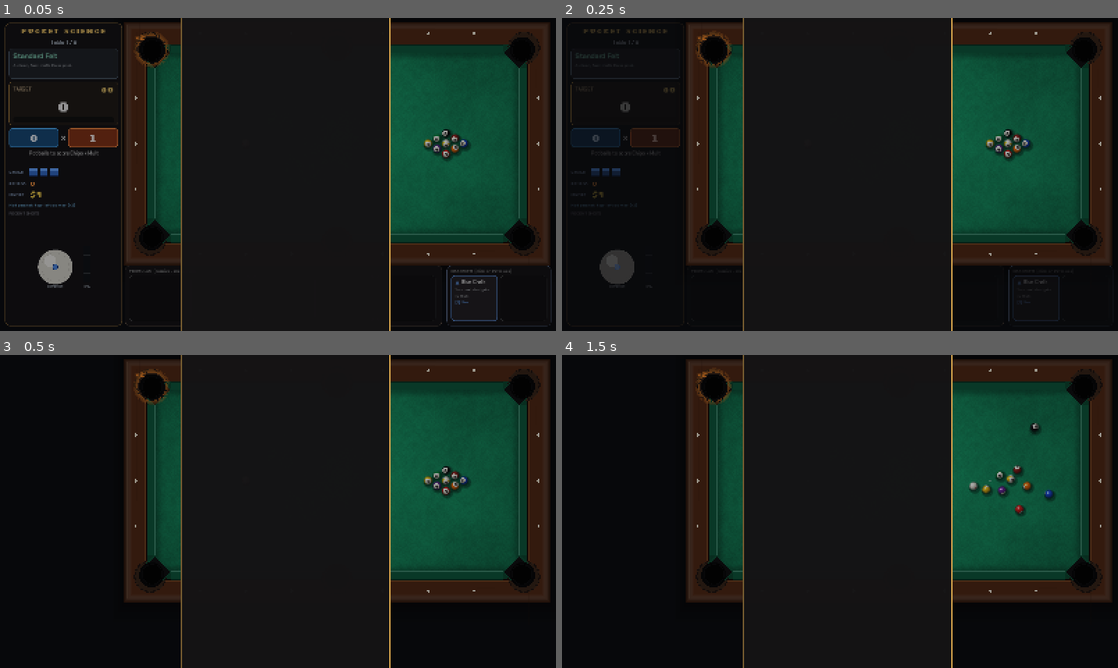
Above: before the commit, frames 1-4 (two rows, left to right).
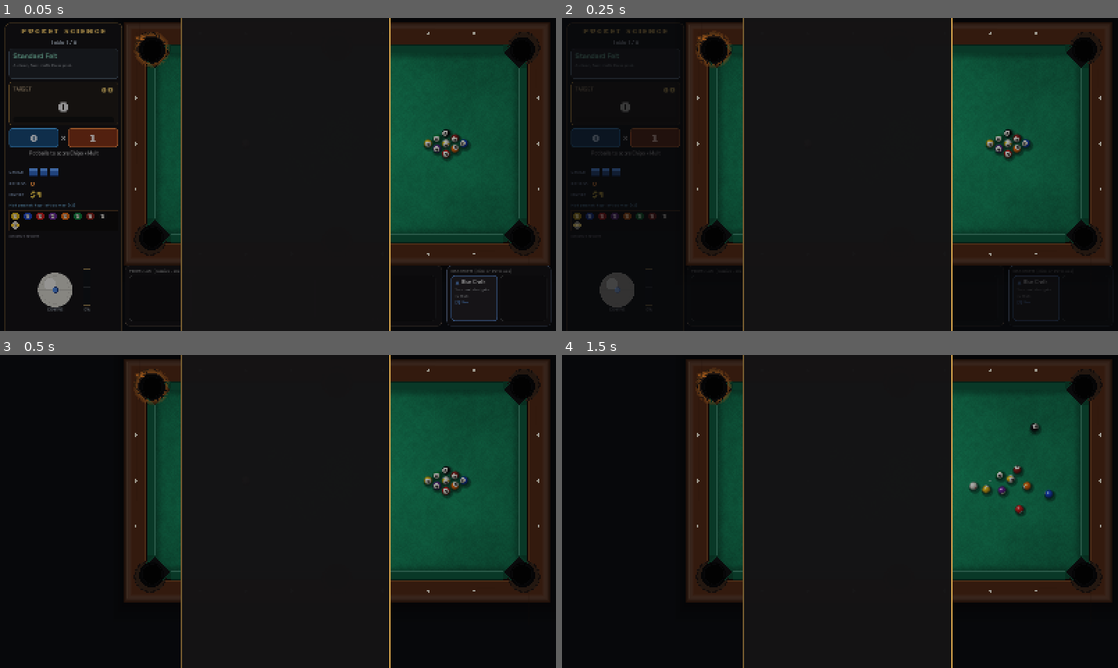
Above: after the commit, the same moments.

Repository: jordanbenjaminmitchell/pocket-science
Game: Godot game, scene res://main.tscn
Two runs of this game, one before a commit and one after it. Both use one fixed random seed, a clock stepped at 60 frames per second and the inputs below.
Inputs (mouse positions are in pixels of both pictures, inside the frame that each line leads up to):
- Up to frame 1 (0.05 s): no input
- Up to frame 2 (0.25 s): no input
- Up to frame 3 (0.5 s): no input
- Up to frame 4 (1.5 s): tap Enter at 0.5 s; move the mouse to (962, 495) at 0.52 s; hold Right 0.53-1.25 s; hold Shift 0.53-1.25 s; click (962, 495) at 0.67 s; tap Space at 0.77, 1.25 s; drag from (728, 527) to (812, 574) at 1.27 s

The runs differ from the first frame. In frame 1, 1.4% of the frame differs, in the area x 0-22%, y 61-100%; in frame 2, 1.0%; in frame 3, nothing differs; in frame 4, nothing differs.

Commit message:
Ball tray, auto-import in test runner

Diff:
--- a/src/main.gd
+++ b/src/main.gd
@@ -88,6 +88,7 @@
 var log_label: Label
 var left_panel: Control
 var lbl_bounty: Label
+var tray: BallTray
 var bottom_bar: Control
 var shot_log: Array[String] = []
 
@@ -550,6 +551,7 @@
 				b.visible = true
 				b.position = e.at
 				view.sink(idx, e.pocket)
+				_refresh_tray()
 				var pp: Vector2 = layout.pockets[e.pocket].pos
 				sfx.play("pocket", clampf(0.5 + e.speed / 2000.0, 0.4, 1.0), 0.95 + randf() * 0.1)
 				if demo:
@@ -1063,6 +1065,9 @@
 	flags_label.autowrap_mode = TextServer.AUTOWRAP_WORD_SMART
 	flags_label.custom_minimum_size = Vector2(290, 0)
 	lv.add_child(flags_label)
+	tray = BallTray.new()
+	tray.font = F_SEMI
+	lv.add_child(tray)
 	lv.add_child(_label("RECENT SHOTS", 12, Color(0.5, 0.5, 0.55)))
 	log_label = _label("", 13, Color(0.8, 0.82, 0.85), F_REG)
 	log_label.custom_minimum_size = Vector2(290, 70)
@@ -1215,10 +1220,27 @@
 	if run.hot_pocket >= 0:
 		flags.append("Hot pocket: %s (×%d)" % [TableLayout.pocket_name(run.hot_pocket), 3 if run.formulas.has("heat") else 2])
 	flags_label.text = "\n".join(flags)
+	_refresh_tray()
 	if score_t >= 1.0:
 		shown_score = run.score
 		_set_score_label()
 	_rebuild_cards()
+
+
+func _refresh_tray() -> void:
+	if sim == null or tray == null:
+		return
+	var rack: Array = []
+	var down := {}
+	for i in sim.count():
+		var n: int = sim.num[i]
+		if n == 0:
+			continue
+		rack.append(n)
+		if sim.alive[i] == 0:
+			down[n] = true
+	rack.sort()
+	tray.set_state(rack, down, run.isotopes)
 
 
 func _rebuild_cards() -> void:
--- /dev/null
+++ b/src/ui/ball_tray.gd
@@ -0,0 +1,52 @@
+class_name BallTray
+extends Control
+## Shows every ball in the current rack: bright if still on the table, sunk
+## into the tray if potted. Isotope-enhanced balls carry a coloured ring.
+
+var balls: Array = []        # ball numbers in this rack
+var potted := {}             # number -> true
+var isotopes := {}
+var font: Font
+
+
+func _ready() -> void:
+	custom_minimum_size = Vector2(296, 58)
+	mouse_filter = Control.MOUSE_FILTER_IGNORE
+
+
+func set_state(rack: Array, down: Dictionary, iso: Dictionary) -> void:
+	balls = rack
+	potted = down
+	isotopes = iso
+	queue_redraw()
+
+
+func _draw() -> void:
+	draw_rect(Rect2(Vector2.ZERO, size), Color(0.04, 0.035, 0.03), true)
+	draw_rect(Rect2(Vector2.ZERO, size), Color(0.3, 0.2, 0.12), false, 1.5)
+	var r := 11.0
+	var per_row := 8
+	for k in balls.size():
+		var n: int = balls[k]
+		var col := k % per_row
+		var row := k / per_row
+		var c := Vector2(18 + col * 36, 16 + row * 26)
+		var down: bool = potted.has(n)
+		var a := 0.28 if down else 1.0
+		var base := Catalog.ball_color(n)
+		var iso: String = isotopes.get(n, "")
+		if iso != "":
+			draw_arc(c, r + 3.0, 0, TAU, 24, Color(Catalog.ISOTOPES[iso].color, a), 2.0)
+		if Catalog.is_stripe(n):
+			draw_circle(c, r, Color(0.95, 0.93, 0.88, a))
+			draw_rect(Rect2(c + Vector2(-r * 0.92, -r * 0.5), Vector2(r * 1.84, r)), Color(base, a))
+		else:
+			draw_circle(c, r, Color(base, a))
+		draw_circle(c, r * 0.48, Color(0.97, 0.95, 0.9, a))
+		if font:
+			var t := str(n)
+			var w := font.get_string_size(t, HORIZONTAL_ALIGNMENT_LEFT, -1, 10).x
+			draw_string(font, c + Vector2(-w * 0.5, 3.5), t, HORIZONTAL_ALIGNMENT_LEFT, -1, 10, Color(0.05, 0.05, 0.05, a))
+		draw_circle(c + Vector2(-r * 0.35, -r * 0.4), r * 0.22, Color(1, 1, 1, 0.35 * a))
+		if down:
+			draw_line(c + Vector2(-r * 0.6, -r * 0.6), c + Vector2(r * 0.6, r * 0.6), Color(1, 0.85, 0.3, 0.5), 1.5)
Not shown, added: src/ui/ball_tray.gd.uid
Not shown, added: tests/test_formulas.gd.uid
Not shown, added: tests/test_rules.gd.uid
Not shown, added: tools/bench.gd.uid
Not shown, changed: run_tests.sh
